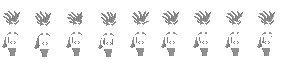
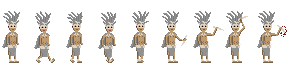
Layered file, before and after one edit (288 × 64). Changes by layer:
showed "Layer 1" over [left=6, top=16, right=287, bottom=63]
